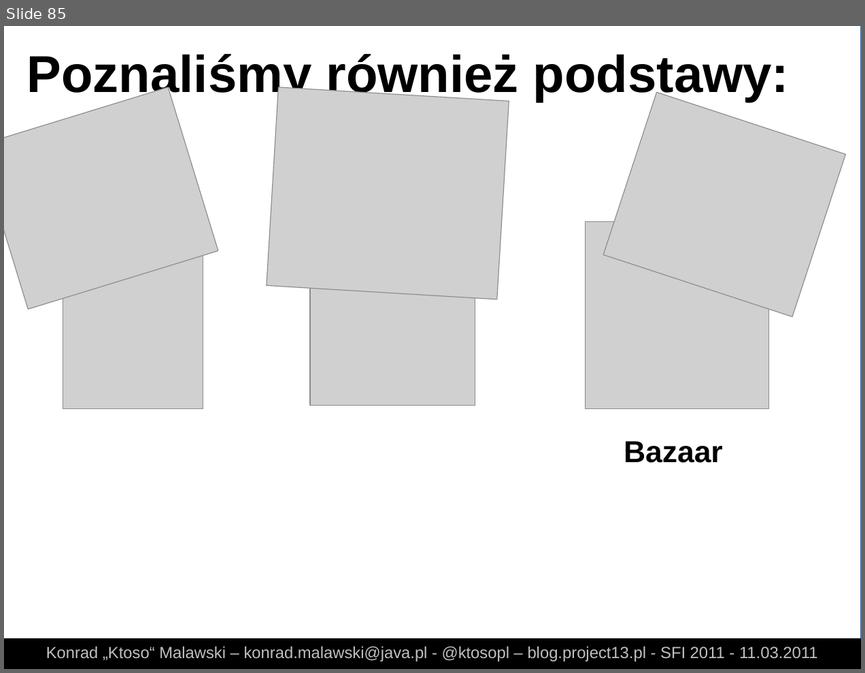
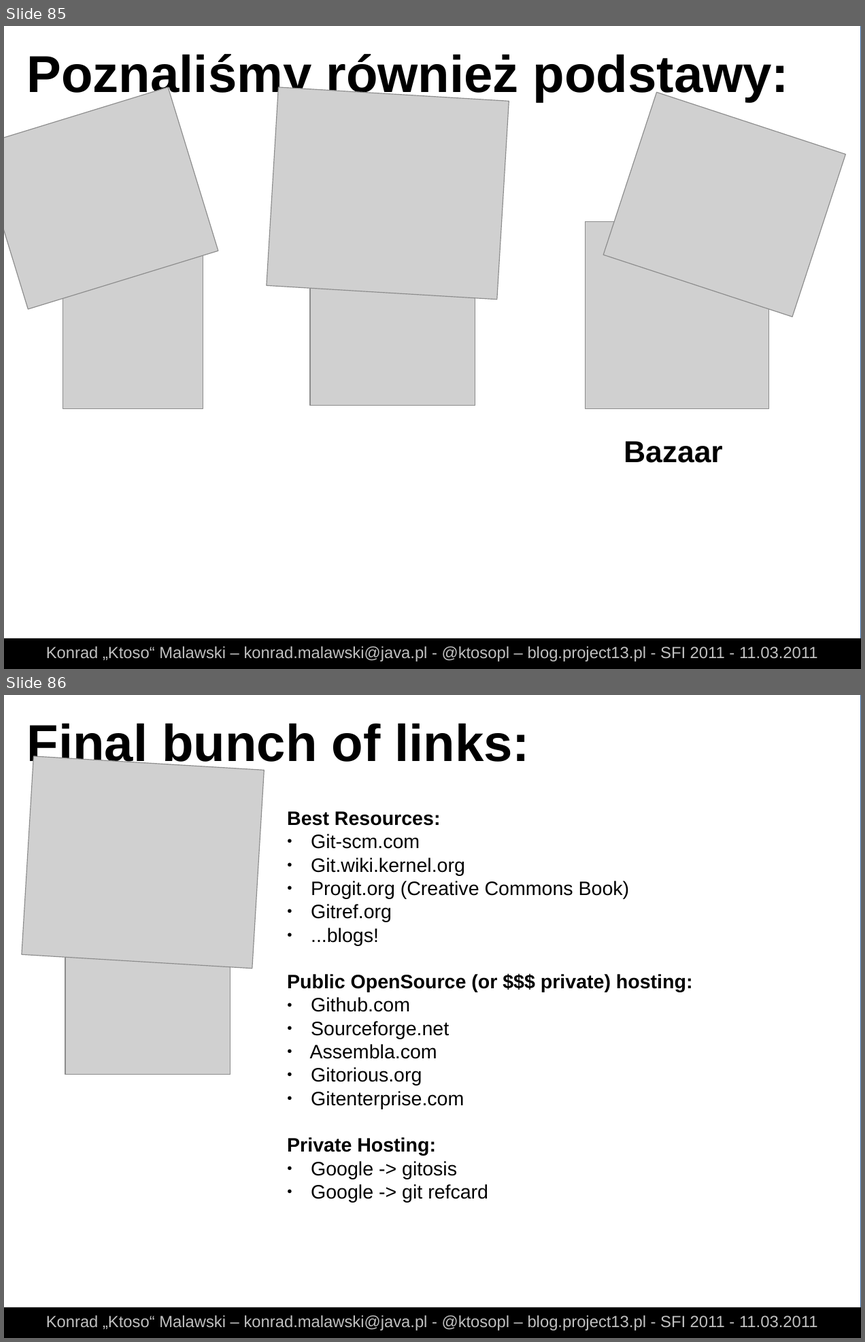
Before and after one commit to ktoso/git-presentation, a slide deck: slides.odp. Shown one above the other, each under a label of ours: slide 85 before the commit, slides 85 and 86 after it. The pictures are 865x673 and 865x1342 pixels, drawn with LibreOffice and Linux fonts; fonts in the diff are those of the drawing; grey boxes stand for pictures. Boxes give left, top, right and bottom in pixels: in the first picture for what was removed or moved away, otherwise in the second. Text is boxed around its words. In the diff, an @@ line names an element or a change of style, - is before the commit and + after.

```diff
--- a/slides.odp
+++ b/slides.odp
@@ slide 86 added at (4, 695, 861, 1338), background #FFFFFF; not listed: 1 template element that a slide beside it also shows @@
@@ text added at (27, 720, 530, 771), 48 pt, text #000000, bold @@
+Final bunch of links:
@@ picture added at (22, 756, 264, 968) @@
@@ text added at (287, 811, 693, 1178), 18 pt, text #000000 @@
+Best Resources:
+● Git-scm.com
+● Git.wiki.kernel.org
+● Progit.org (Creative Commons Book)
+● Gitref.org
+● ...blogs!
+Public OpenSource (or $$$ private) hosting:
+● Github.com
+● Sourceforge.net
+● Assembla.com
+● Gitorious.org
+● Gitenterprise.com
+Private Hosting:
+● Google -> gitosis
+● Google -> git refcard
@@ picture added at (65, 910, 230, 1074) @@
@@ rectangle added at (4, 1307, 861, 1337), fill #000000 @@
@@ text added at (46, 1314, 818, 1330), 15 pt, text #C0C0C0 @@
+Konrad „Ktoso“ Malawski – konrad.malawski@java.pl - @ktosopl – blog.project13.pl - SFI 2011 - 11.03.2011
```
Also in this commit, not shown: 1 slide changed, 1 slide removed, 1 other file.
